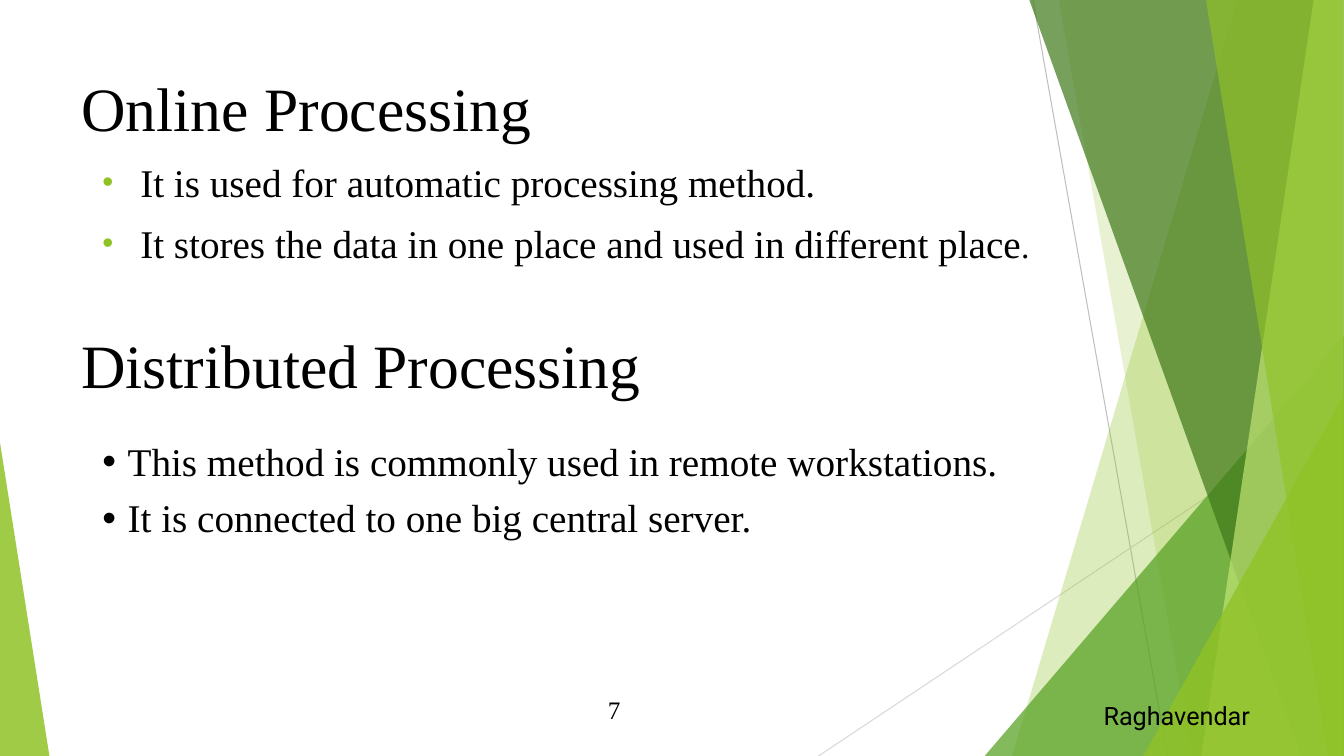
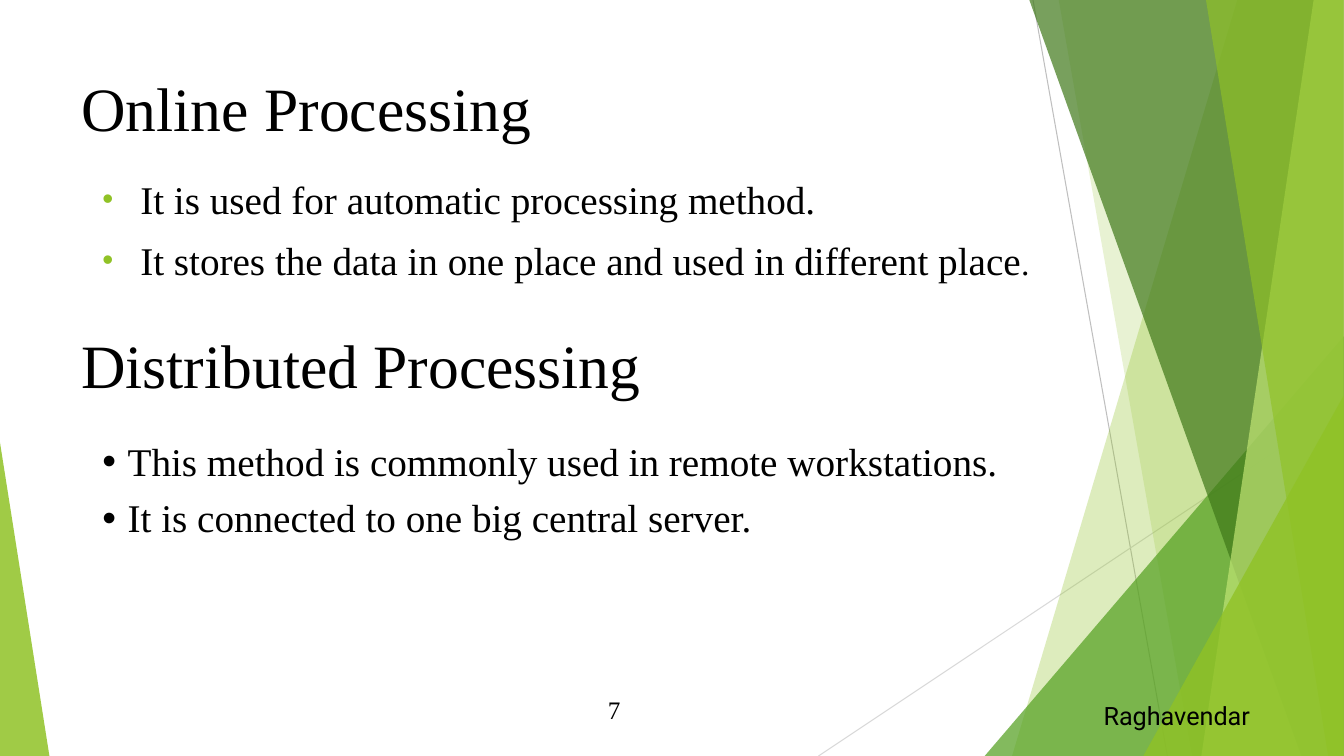
Before and after one commit to MRaghavendar/Storm_demo, a slide deck: slide 7 of Docs/Workshop_BigData.pptx. Drawn at 1344x756 pixels with LibreOffice and Linux fonts; fonts in the diff are those of the drawing. Boxes give left, top, right and bottom in pixels: in the first picture for what was removed or moved away, otherwise in the second. Text is boxed around its words. In the diff, an @@ line names an element or a change of style, - is before the commit and + after.

```diff
--- a/Docs/Workshop_BigData.pptx
+++ b/Docs/Workshop_BigData.pptx
@@ text "It is used for automatic ...": place and size @@
-text "It is used for automatic ..." at (140, 169, 1020, 265)
+text "It is used for automatic ..." at (140, 186, 1020, 282)
```
Also in this commit, not shown: 1 other slide changed, 1 other file.
